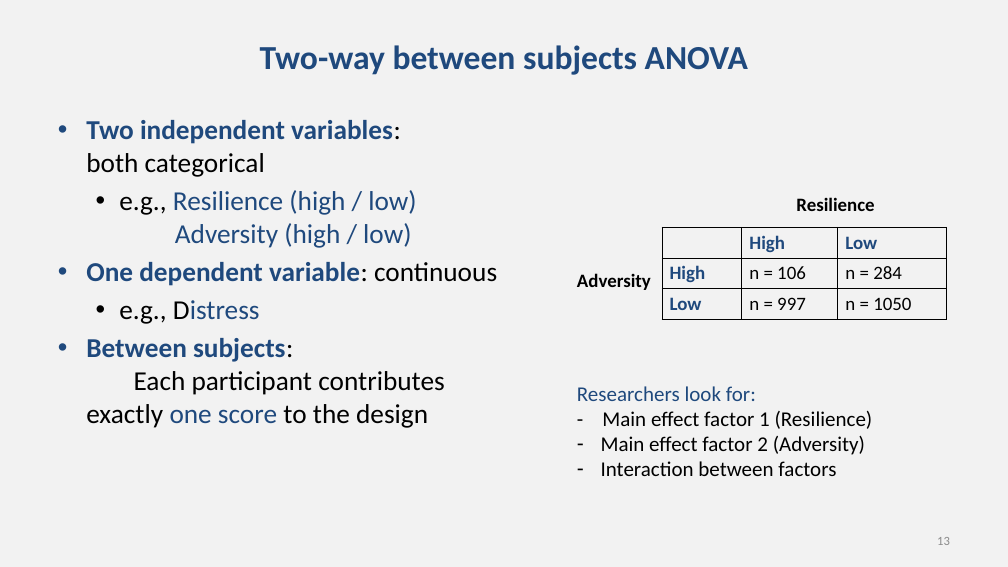
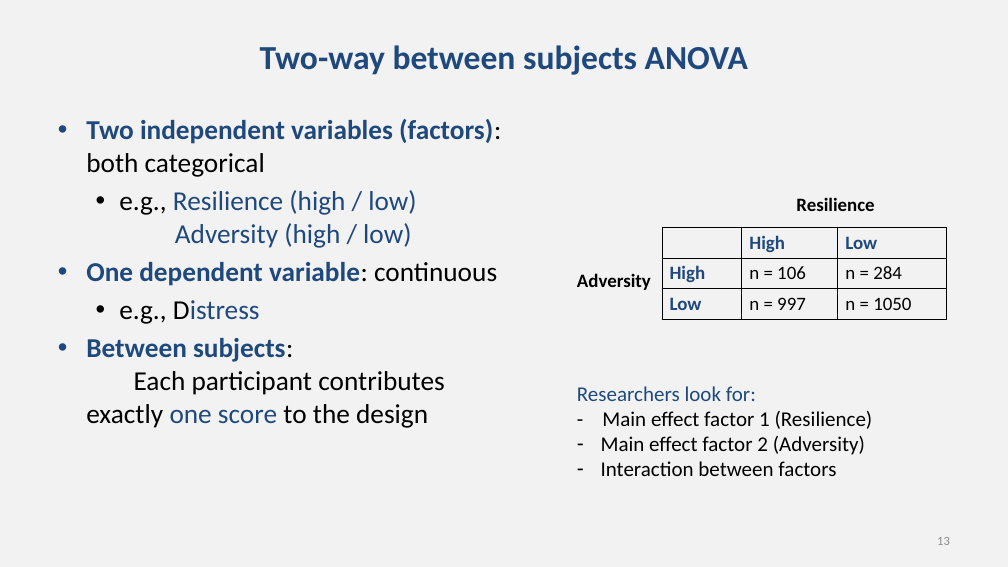
Before and after one commit to chrisjberry/datafluencyCB, a slide deck: slide 13 of docs/slides/PSYC761_L3_ANOVA_1.pptx. Drawn at 1008x567 pixels with LibreOffice and Linux fonts; fonts in the diff are those of the drawing. Boxes give left, top, right and bottom in pixels: in the first picture for what was removed or moved away, otherwise in the second. Text is boxed around its words. In the diff, an @@ line names an element or a change of style, - is before the commit and + after.

```diff
--- a/docs/slides/PSYC761_L3_ANOVA_1.pptx
+++ b/docs/slides/PSYC761_L3_ANOVA_1.pptx
@@ text at (x1=86, y1=119, x2=501, y2=177): text changed @@
-• Two independent variables:
-  both categorical
+• Two independent variables (factors):
+  both categorical
```
Also in this commit, not shown: 3 other slides changed, 1 slide added.
